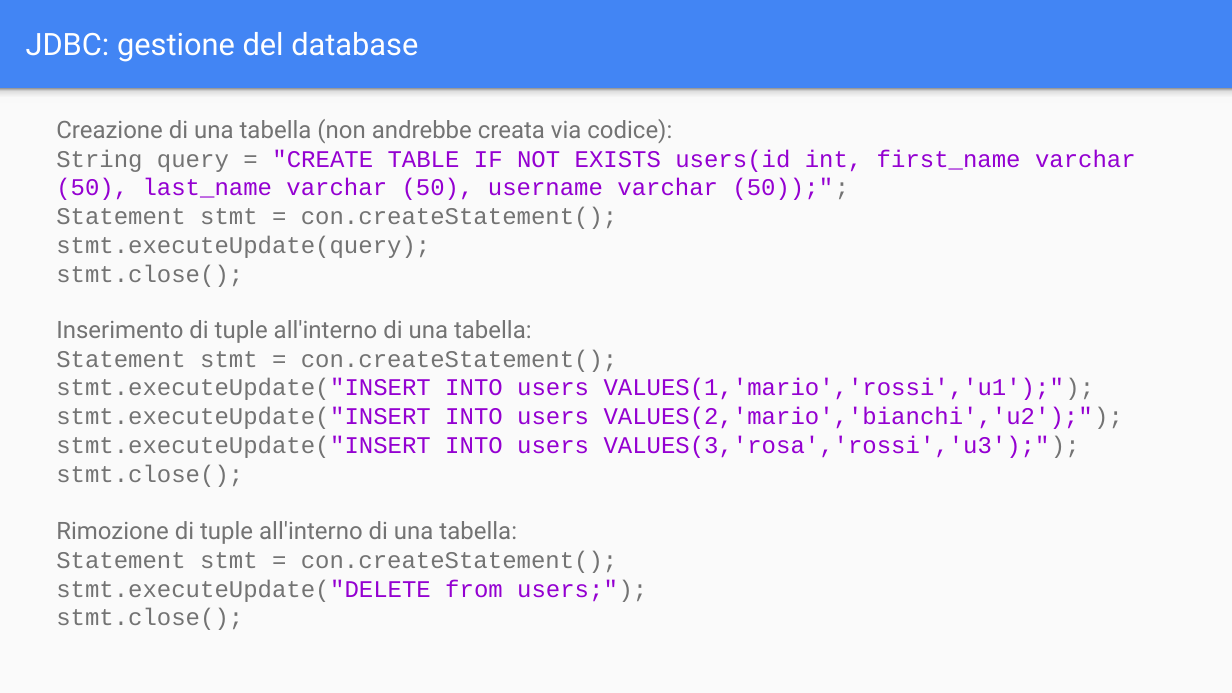
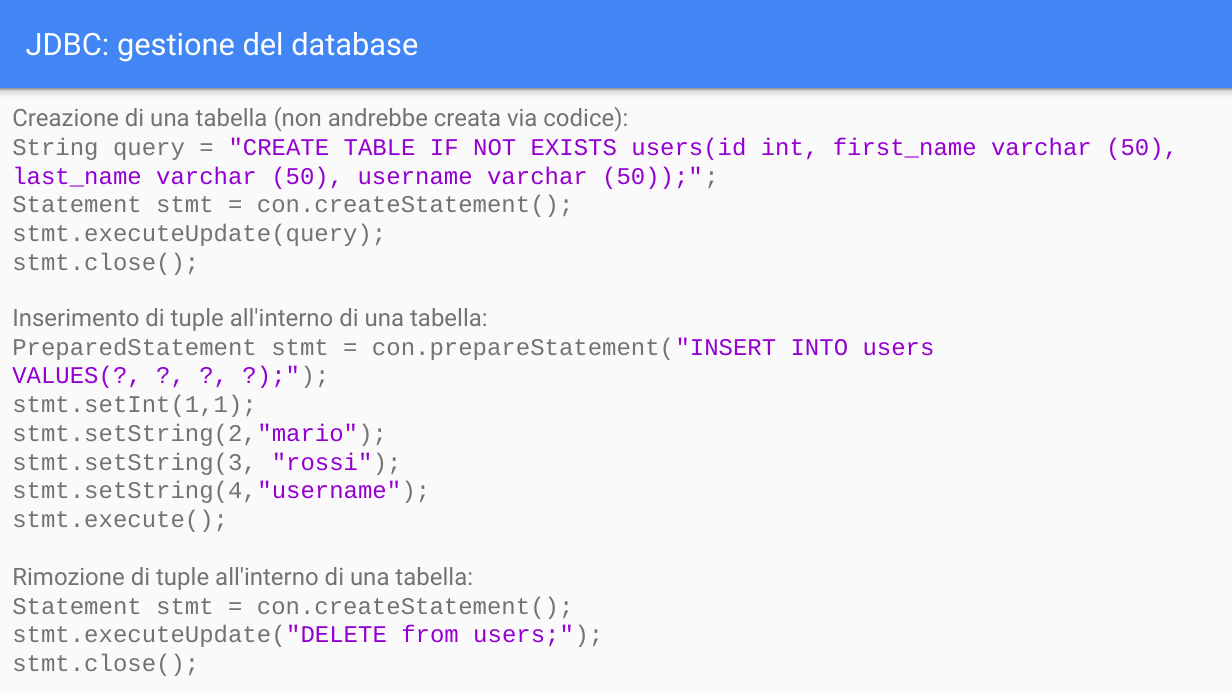
Before and after one commit to Rhaegal222/User-Interface-Design, a slide deck: slide 6 of Slides/3 - Thread e Database/02 - Thread e Database - Database.pptx. Drawn at 1232x693 pixels with LibreOffice and Linux fonts; fonts in the diff are those of the drawing. Boxes give left, top, right and bottom in pixels: in the first picture for what was removed or moved away, otherwise in the second. Text is boxed around its words. In the diff, an @@ line names an element or a change of style, - is before the commit and + after.

```diff
--- a/Slides/3 - Thread e Database/02 - Thread e Database - Database.pptx
+++ b/Slides/3 - Thread e Database/02 - Thread e Database - Database.pptx
@@ text "Creazione di una tabella (non ..." moved from (x1=56, y1=119, x2=1136, y2=630) to (x1=12, y1=107, x2=1178, y2=676) @@
@@ text at (x1=12, y1=337, x2=935, y2=532): text changed; text colour #9400D1 to #737373 @@
-Statement stmt = con.createStatement();
-stmt.executeUpdate("INSERT INTO users VALUES(1,'mario','rossi','u1');");
-stmt.executeUpdate("INSERT INTO users VALUES(2,'mario','bianchi','u2');");
-stmt.executeUpdate("INSERT INTO users VALUES(3,'rosa','rossi','u3');"); stmt.close();
+PreparedStatement stmt = con.prepareStatement("INSERT INTO users VALUES(?, ?, ?, ?);");
+stmt.setInt(1,1);
+stmt.setString(2,"mario");
+stmt.setString(3, "rossi");
+stmt.setString(4,"username");
+stmt.execute();
```
Also in this commit, not shown: 3 other slides changed, 1 slide added, 32 other files.
